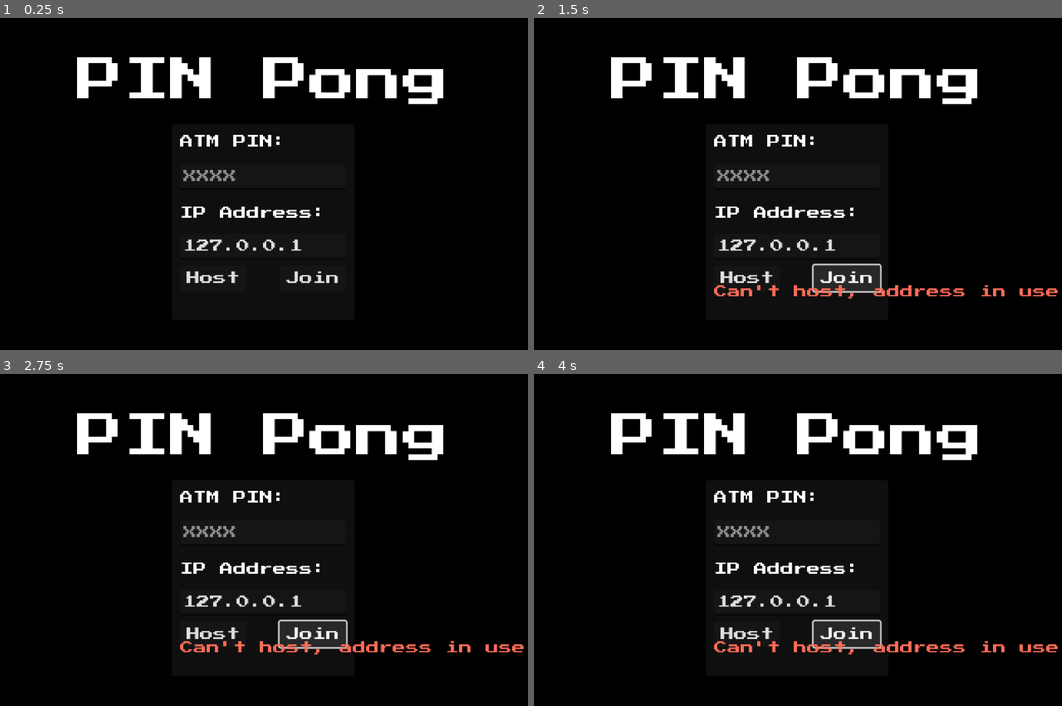
Above: before the commit, frames 1-4 (two rows, left to right).
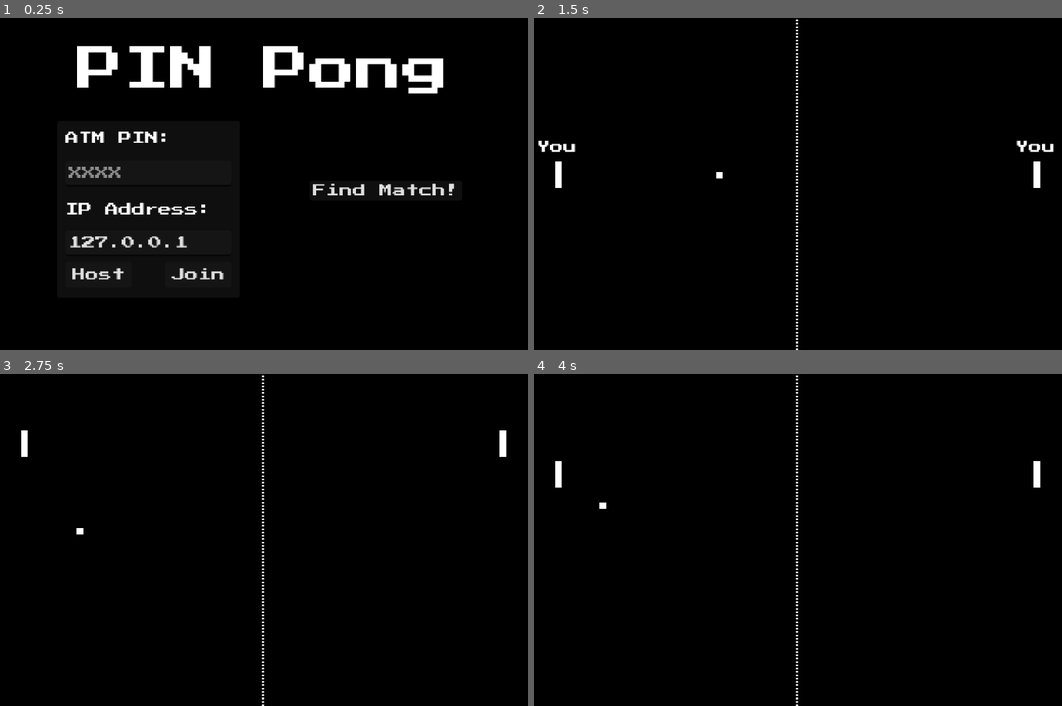
Above: after the commit, the same moments.

Repository: pbhenningsen/PinPong
Game: Godot game, scene res://startup.tscn
Same seed, same stepped clock (60 frames per second), same inputs: the game is played once before the commit and once after it. Before the commit the project starts from res://lobby.tscn.
Inputs (mouse positions are in pixels of both pictures, inside the frame that each line leads up to):
- Up to frame 1 (0.25 s): no input
- Up to frame 2 (1.5 s): click "Host" at 0.5 s; click (845, 276) at 1.25 s, where only the run before the commit has a clickable "Join"
- Up to frame 3 (2.75 s): hold A (move_up) from 2.03 s (still down)
- Up to frame 4 (4 s): release A (move_up) at 2.78 s; hold Z (move_down) 2.78-3.53 s; hold A (move_up) from 3.53 s (still down)

The runs differ from the first frame. In frame 1, 7.7% of the frame differs, in the area x 12-87%, y 8-80%; in frame 2, 8.2%, in the area x 0-100%, y 0-100%; in frame 3, 7.9%; in frame 4, 7.9%.
Error before the commit: Attempt to call function 'compress' in base 'null instance' on a null instance. (res://logic/lobby.gd:120)
Error after the commit: Out of bounds get index '0' (on base: 'PackedInt32Array') (res://logic/pong.gd:26)

Commit message:
Progress!

Diff:
--- a/pong-multiplayer-demo/PINPongMainTheme.tres
+++ b/pong-multiplayer-demo/PINPongMainTheme.tres
@@ -8,6 +8,7 @@
 Label/fonts/font = ExtResource("1_8il67")
 LineEdit/font_sizes/font_size = 16
 LineEdit/fonts/font = ExtResource("1_8il67")
+RichTextLabel/fonts/normal_font = ExtResource("1_8il67")
 TextEdit/colors/background_color = Color(0.226707, 0.226707, 0.226707, 0)
 TextEdit/colors/caret_color = Color(0.875, 0.875, 0.875, 1)
 TextEdit/constants/caret_width = 1
--- /dev/null
+++ b/pong-multiplayer-demo/lobby_room.gd
@@ -0,0 +1,227 @@
+extends Control
+
+var websocket_url = "wss://w7gitit5fh.execute-api.us-east-2.amazonaws.com/production/"
+
+@onready var _client : WebSocketClient = $WebSocketClient
+@onready var matches_container: Panel = $MatchesContainer
+@onready var matchmaking_status: RichTextLabel = $MatchmakingStatus
+@onready var available_matches: VBoxContainer = $MatchesContainer/AvailableMatches
+@onready var match_status: RichTextLabel = $MatchesContainer/MatchStatus
+
+## preload button textures
+#var match_button_texture = preload("res://assets/ui/match-button.png")
+#var match_button_texture_hover = preload("res://assets/ui/match-button-hov.png")
+#var match_button_texture_pressed = preload("res://assets/ui/match-button-pressed.png")
+#var match_button_texture_blue = preload("res://assets/ui/match-button-blue.png")
+#var match_button_texture_blue_hover = preload("res://assets/ui/match-button-blue-hov.png")
+#var match_button_texture_red_hover = preload("res://assets/ui/match-button-red-hov.png")
+
+var mock_user = {}
+
+#OP CODES
+const REQUEST_MATCHES = "REQUEST_MATCHES" #SERVER(LAMBDA): Retreives matches from DB, returns matches
+const JOIN_MATCH = "JOIN_MATCH" #SERVER(LAMBDA): Adds users to match using DB
+const MATCH_PLAYERS = "MATCH_PLAYERS" #This message is sent from the server, returns all players in match, triggers "load lobby with other players in match"
+const PLAYER_JOINED = "PLAYER_JOINED" #When ther server sends "Match Players" to the client, "PLAYER_JOINED" gets sent to all the other clients.
+const PLAYER_DROPPED = "PLAYER_DROPPED"
+const CHECK_MATCH_READY = "CHECK_MATCH_READY" #SERVER(LAMBDA): Checks if match is full
+const MATCH_READY = "MATCH_READY" #SERVER(LAMBDA): Once the match is ready, it will send this back along with the IP address and Port # of the actual Godot server that's hosting the game.
+const CREATE_MATCHES = "CREATE_MATCHES"
+
+signal start_client(ip, port)
+
+func _ready():
+	print("Attempting to connect to server...")
+
+	#$LobbyContainer.hide()
+	#$MatchesContainer/UserInfo/Username.text = "[center]" + mock_user.username + "[center]"
+
+	_connect_to_matchmaking_server()
+
+func _connect_to_matchmaking_server():
+	var error = _client.connect_to_url(websocket_url)
+
+	if error != OK:
+		print("Error connecting to websocket: %s" % [websocket_url])
+
+func _process_received_message(message):
+	if typeof(message) == TYPE_STRING:
+		var response_msg = str_to_var(message)
+
+		if response_msg.op:
+			print("Process message op: %s" % response_msg.op)
+
+			if response_msg.op == REQUEST_MATCHES:
+				print("REQUEST_MATCHES")
+				# populate the list of matches buttons
+				var matches = response_msg.response
+				if matches && matches.size() > 0:
+					_add_matches_to_ui(matches)
+					matchmaking_status.text = "[center]Choose a match to enter game![center]"
+
+			elif response_msg.op == MATCH_PLAYERS:
+				print("MATCH_PLAYERS")
+				_enter_match_lobby(response_msg.response)
+
+			elif response_msg.op == MATCH_READY:
+				print("MATCH_READY")
+				print("Connection info: %s, %s" % [response_msg.response.ip, response_msg.response.port])
+
+				matchmaking_status.text = "[center]Game Full, Entering Match![center]"
+
+				start_client.emit(response_msg.response.ip, response_msg.response.port) #IP and Port of the Godot Server with the actual game.
+
+				_client.close(1000, "Game started, lobby session ended normally.")
+
+			elif response_msg.op == PLAYER_JOINED:
+				print("PLAYER_JOINED")
+				var match_with_players = response_msg.response
+				_build_player_lobby_lists(match_with_players.users)
+
+			elif response_msg.op == PLAYER_DROPPED:
+				print("PLAYER_DROPPED")
+				var match_with_players = response_msg.response
+				print("Dropped player: %s " % match_with_players.userId)
+				_build_player_lobby_lists(match_with_players.users)
+
+
+func _add_matches_to_ui(matches):
+	for match_index in range(matches.size()):
+		print(matches[match_index])
+
+		var button_text = "# %s | %s | %s " % [str(match_index), matches[match_index].teamMakeup, matches[match_index].map]
+
+		#button label
+		var button_label := RichTextLabel.new()
+		button_label.set_text(button_text)
+		button_label.set_size(Vector2(800.0, 100.0))
+		button_label.set_position(Vector2(45.0, 30.0))
+		button_label.add_theme_font_size_override("normal_font_size", 50)
+		button_label.fit_content = true
+		button_label.set_mouse_filter(Control.MOUSE_FILTER_IGNORE)
+
+		# button
+		var button := TextureButton.new()
+		#button.texture_normal = match_button_texture
+		#button.texture_hover = match_button_texture_hover
+		#button.texture_pressed = match_button_texture_pressed
+		button.add_child(button_label)
+		button.set_stretch_mode(TextureButton.STRETCH_SCALE)
+
+		button.pressed.connect(self._join_match.bind(matches[match_index]))
+		available_matches.add_child(button)
+
+func _join_match(match: Dictionary):
+	available_matches.hide()
+	match_status.text = "Entering match lobby: \n " + match.teamMakeup + " | " + match.map
+
+	var join_match_message = {
+		"op": JOIN_MATCH,
+		"matchId": match.matchId,
+		"playerId": mock_user.playerId,
+		"rank": mock_user.rank,
+		"username": mock_user.username
+	}
+
+	_send_message(join_match_message)
+
+func _enter_match_lobby(match_with_players):
+	print("Enter match lobby")
+	print(match_with_players)
+
+	$MatchesContainer.hide()
+	$LobbyContainer.show()
+	$MatchmakingStatus.text = "[center]Waiting for players...[center]"
+	$LobbyContainer/MapInfo.text = "[center]" + match_with_players.matchInfo.map + " | " + match_with_players.matchInfo.teamMakeup + "[center]"
+
+	_build_player_lobby_lists(match_with_players.users)
+
+	# this part is bad practice!! (I think he said "Server side should be doing this for you")
+	var match_id = match_with_players.matchInfo.matchId
+	var check_match_ready = {
+		"op": CHECK_MATCH_READY,
+		"matchId": match_id
+	}
+	_send_message(check_match_ready)
+
+func _build_player_lobby_lists(match_players):
+
+	for team_child in $LobbyContainer/Teams/Team1.get_children():
+		team_child.queue_free()
+	for team_child in $LobbyContainer/Teams/Team2.get_children():
+		team_child.queue_free()
+
+	for player in match_players:
+		print(player)
+
+		var button_text = " %s | %s " % [player.username, player.rank]
+
+		# button label
+		var button_label := RichTextLabel.new()
+		button_label.set_text(button_text)
+		button_label.set_size(Vector2(800.0, 100.0))
+		button_label.set_position(Vector2(45.0, 30.0))
+		button_label.add_theme_font_size_override("normal_font_size", 50)
+		button_label.fit_content = true
+		button_label.set_mouse_filter(Control.MOUSE_FILTER_IGNORE)
+
+		# button
+		var button := TextureButton.new()
+		button.add_child(button_label)
+		button.set_stretch_mode(TextureButton.STRETCH_SCALE)
+
+		if player.team == "1":
+			#button.texture_normal = match_button_texture_blue
+			#button.texture_hover = match_button_texture_blue_hover
+			$LobbyContainer/Teams/Team1.add_child(button)
+
+		elif player.team == "2":
+			#button.texture_normal = match_button_texture_pressed
+			#button.texture_hover = match_button_texture_red_hover
+			$LobbyContainer/Teams/Team2.add_child(button)
+		else:
+			print("Player not assigned a team!!")
+
+
+# lifecycle
+func _send_message(message_to_send):
+	var json_message = JSON.stringify(message_to_send)
+	_client.send(json_message)
+
+func _on_websocket_message_received(message):
+	print("Message received: %s" % message)
+	_process_received_message(message)
+
+func _on_websocket_client_connection_close():
+	var ws = _client.get_socket()
+	print("Client disconnected with code: %s, reason: %s" % [ws.get_close_code(), ws.get_close_reason()])
+
+func _on_websocket_client_connected_to_server():
+	print("Client connected to server...")
+	$MatchmakingStatus.text = "[center]Looking for matches...[center]"
+
+	var request_matches = {
+		"op": REQUEST_MATCHES
+	}
+
+	_send_message(request_matches)
+
+func _on_send_test_message_pressed():
+	print("Sending test message...")
+#	var dict = {
+#		"id": "1234",
+#		"op": "card_played_123"
+#	}
+	var dict = {
+		"id": "1234",
+		"op": "my_cool_op"
+	}
+	var jsonMessage = JSON.stringify(dict)
+	_client.send(jsonMessage)
+
+# Create mock matches
+func _create_mock_matches():
+	var messageToSend = {
+		"op": CREATE_MATCHES
+	}
+	_send_message(messageToSend)
--- /dev/null
+++ b/pong-multiplayer-demo/lobby_room.tscn
@@ -0,0 +1,74 @@
+[gd_scene load_steps=4 format=3 uid="uid://dydb6vyojgfkn"]
+
+[ext_resource type="Theme" uid="uid://c60exinomkert" path="res://PINPongMainTheme.tres" id="1_don41"]
+[ext_resource type="Script" uid="uid://dawi1ps0q2alo" path="res://lobby_room.gd" id="2_n2pq4"]
+[ext_resource type="Script" uid="uid://b8yukgov6s3k7" path="res://web_socket_client.gd" id="3_n2pq4"]
+
+[node name="LobbyRoom" type="Control"]
+layout_mode = 3
+anchors_preset = 15
+anchor_right = 1.0
+anchor_bottom = 1.0
+grow_horizontal = 2
+grow_vertical = 2
+theme = ExtResource("1_don41")
+script = ExtResource("2_n2pq4")
+
+[node name="WebSocketClient" type="Node" parent="."]
+script = ExtResource("3_n2pq4")
+
+[node name="ColorRect" type="ColorRect" parent="."]
+layout_mode = 1
+anchors_preset = 15
+anchor_right = 1.0
+anchor_bottom = 1.0
+grow_horizontal = 2
+grow_vertical = 2
+color = Color(0, 0, 0, 1)
+
+[node name="MatchmakingStatus" type="RichTextLabel" parent="."]
+layout_mode = 1
+anchors_preset = 5
+anchor_left = 0.5
+anchor_right = 0.5
+offset_left = -121.0
+offset_top = 31.0
+offset_right = 121.0
+offset_bottom = 54.0
+grow_horizontal = 2
+bbcode_enabled = true
+text = "[center]Choose a match![center]"
+
+[node name="MatchesContainer" type="Panel" parent="."]
+layout_mode = 1
+anchors_preset = 8
+anchor_left = 0.5
+anchor_top = 0.5
+anchor_right = 0.5
+anchor_bottom = 0.5
+offset_left = -114.5
+offset_top = -114.0
+offset_right = 114.5
+offset_bottom = 124.0
+grow_horizontal = 2
+grow_vertical = 2
+
+[node name="AvailableMatches" type="VBoxContainer" parent="MatchesContainer"]
+layout_mode = 1
+anchors_preset = 15
+anchor_right = 1.0
+anchor_bottom = 1.0
+grow_horizontal = 2
+grow_vertical = 2
+
+[node name="MatchStatus" type="RichTextLabel" parent="MatchesContainer"]
+layout_mode = 0
+offset_right = 229.0
+offset_bottom = 40.0
+
+[node name="CreateMockMatches" type="Button" parent="."]
+layout_mode = 0
+offset_right = 8.0
+offset_bottom = 8.0
+theme_override_font_sizes/font_size = 5
+text = "Create Matches"
--- a/pong-multiplayer-demo/logic/pong.gd
+++ b/pong-multiplayer-demo/logic/pong.gd
@@ -2,15 +2,17 @@
 
 signal game_finished()
 
-const SCORE_TO_WIN = 10
+const SCORE_TO_WIN = 4
 
 var score_left = 0
 var score_right = 0
 
+var pin_left = "1234"
+var pin_right = "5678"
+
 @onready var player2 = $Player2
 @onready var score_left_label: Label = $Score/Control/ScoreLeft
 @onready var score_right_label: Label = $Score/Control/ScoreRight
-
 
 @onready var winner_left = $WinnerLeft
 @onready var winner_right = $WinnerRight
@@ -35,11 +37,36 @@
 func update_score(add_to_left):
 	if add_to_left:
 		score_left += 1
-		score_left_label.set_text(str(score_left))
+		#score_left_label.set_text(str(score_left))
 
 	else:
 		score_right += 1
-		score_right_label.set_text(str(score_right))
+		#score_right_label.set_text(str(score_right))
+
+	match score_right:
+		0:
+			score_left_label.text = "XXXX"
+		1:
+			score_left_label.text = pin_left[0] + "XXX"
+		2:
+			score_left_label.text = pin_left[0] + pin_left[1] + "XX"
+		3:
+			score_left_label.text = pin_left[0] + pin_left[1] + pin_left[2] + "X"
+		4:
+			score_left_label.text = pin_left
+
+	match score_left:
+		0:
+			score_right_label.text = "XXXX"
+		1:
+			score_right_label.text = pin_right[0] + "XXX"
+		2:
+			score_right_label.text = pin_right[0] + pin_right[1] + "XX"
+		3:
+			score_right_label.text = pin_right[0] + pin_right[1] + pin_right[2] + "X"
+		4:
+			score_right_label.text = pin_right
+
 
 
 	var game_ended = false
--- /dev/null
+++ b/pong-multiplayer-demo/new_lobby.gd
@@ -0,0 +1,65 @@
+extends Node
+
+const SERVER_PORT = 8080
+const SERVER_IP = "127.0.0.1" # change this to your IP if you're using a remote server
+
+const gameplay_level2 = "res://scenes/level2.tscn"
+const lobby_scene = "res://scenes/lobby.tscn"
+
+func _ready():
+	if OS.has_feature("dedicated_server"):
+		# if this is a dedicated server, run as a server
+		_on_host_pressed()
+
+func _on_host_pressed():
+	print("host pressed")
+	var peer = ENetMultiplayerPeer.new()
+	peer.create_server(SERVER_PORT)
+	multiplayer.multiplayer_peer = peer
+	start_game()
+
+func start_game():
+	$UI.hide()
+
+	if multiplayer.is_server():
+		print("server changing to level scene...")
+		change_level.call_deferred(load(gameplay_level2))
+
+func change_level(scene: PackedScene):
+	var level = $Level
+	for c in level.get_children():
+		level.remove_child(c)
+		c.queue_free()
+
+	level.add_child(scene.instantiate())
+
+func _on_client_pressed(ip = SERVER_IP, port = SERVER_PORT):
+	print("client pressed")
+	var peer = ENetMultiplayerPeer.new()
+	peer.create_client(SERVER_IP, SERVER_PORT)
+	multiplayer.multiplayer_peer = peer
+	start_game()
+
+func start_client(ip, port):
+	print("start_client %s, %s" % [ip, port])
+	_on_client_pressed(ip, port)
+
+	$LobbyPlaceholder.get_child(0).hide()
+
+func _on_find_match_pressed():
+	print("Find match pressed!")
+	$UI.hide()
+
+	var mock_id = str(randi() % 1000)
+	var mock_user = {
+		"playerId": mock_id,
+		"username": "FunGuy" + mock_id,
+		"rank": "311"
+	}
+	print(mock_user)
+
+	var lobby = preload(lobby_scene).instantiate()
+	lobby.mock_user = mock_user
+
+	lobby.start_client.connect(start_client)
+	$LobbyPlaceholder.add_child(lobby)
--- a/pong-multiplayer-demo/project.godot
+++ b/pong-multiplayer-demo/project.godot
@@ -15,7 +15,7 @@
 One of the players should press \"Host\", while the
 other should select the address and press \"Join\"."
 config/tags=PackedStringArray("2d", "demo", "network", "official")
-run/main_scene="res://lobby.tscn"
+run/main_scene="uid://dk4wrmcmcif7s"
 config/features=PackedStringArray("4.4")
 config/icon="res://icon.webp"
 
--- /dev/null
+++ b/pong-multiplayer-demo/startup.gd
@@ -0,0 +1,72 @@
+extends Node
+
+const SERVER_PORT = 8080
+const SERVER_IP = "127.0.0.1" # change this to your IP if you're using a remote server
+
+const gameplay_level = "res://pong.tscn"
+const lobby_room = "res://lobby_room.tscn"
+
+@onready var ui: Control = $UI
+@onready var lobby_placeholder: Node = $LobbyPlaceholder
+@onready var level_node: Node = $Level
+
+
+
+
+func _ready():
+	if OS.has_feature("dedicated_server"):
+		# if this is a dedicated server, run as a server
+		_on_host_pressed()
+
+func _on_host_pressed():
+	print("host pressed")
+	var peer = ENetMultiplayerPeer.new()
+	peer.create_server(SERVER_PORT)
+	multiplayer.multiplayer_peer = peer
+	start_game()
+
+func start_game():
+	ui.hide()
+
+	if multiplayer.is_server():
+		print("server changing to level scene...")
+		change_level.call_deferred(load(gameplay_level))
+
+func change_level(scene: PackedScene):
+	var level = level_node
+	for c in level.get_children():
+		level.remove_child(c)
+		c.queue_free()
+
+	level.add_child(scene.instantiate())
+
+func _on_client_pressed(ip = SERVER_IP, port = SERVER_PORT):
+	print("client pressed")
+	var peer = ENetMultiplayerPeer.new()
+	peer.create_client(SERVER_IP, SERVER_PORT)
+	multiplayer.multiplayer_peer = peer
+	start_game()
+
+func start_client(ip, port):
+	print("start_client %s, %s" % [ip, port])
+	_on_client_pressed(ip, port)
+
+	lobby_placeholder.get_child(0).hide()
+
+func _on_find_match_pressed():
+	print("Find match pressed!")
+	ui.hide()
+
+	var mock_id = str(randi() % 1000)
+	var mock_user = {
+		"playerId": mock_id,
+		"username": "Player " + mock_id,
+		"rank": "311"
+	}
+	print(mock_user)
+
+	var lobby = preload(lobby_room).instantiate()
+	lobby.mock_user = mock_user
+
+	lobby.start_client.connect(start_client)
+	lobby_placeholder.add_child(lobby)
--- /dev/null
+++ b/pong-multiplayer-demo/startup.tscn
@@ -0,0 +1,204 @@
+[gd_scene load_steps=3 format=3 uid="uid://dk4wrmcmcif7s"]
+
+[ext_resource type="Script" uid="uid://ccangntjuqeuf" path="res://startup.gd" id="1_c4aps"]
+[ext_resource type="Theme" uid="uid://c60exinomkert" path="res://PINPongMainTheme.tres" id="2_ltcgh"]
+
+[node name="startup" type="Node"]
+script = ExtResource("1_c4aps")
+
+[node name="Level" type="Node" parent="."]
+
+[node name="LevelSpawner" type="MultiplayerSpawner" parent="."]
+spawn_path = NodePath("../Level")
+
+[node name="UI" type="Control" parent="."]
+layout_mode = 3
+anchors_preset = 15
+anchor_right = 1.0
+anchor_bottom = 1.0
+grow_horizontal = 2
+grow_vertical = 2
+theme = ExtResource("2_ltcgh")
+
+[node name="ColorRect" type="ColorRect" parent="UI"]
+layout_mode = 1
+anchors_preset = 15
+anchor_right = 1.0
+anchor_bottom = 1.0
+grow_horizontal = 2
+grow_vertical = 2
+color = Color(0, 0, 0, 1)
+
+[node name="Title" type="Label" parent="UI"]
+layout_mode = 1
+anchors_preset = 5
+anchor_left = 0.5
+anchor_right = 0.5
+offset_left = -224.0
+offset_top = 25.0
+offset_right = 224.0
+offset_bottom = 102.0
+grow_horizontal = 2
+size_flags_horizontal = 2
+size_flags_vertical = 0
+theme_override_font_sizes/font_size = 56
+text = "PIN Pong"
+horizontal_alignment = 1
+vertical_alignment = 1
+
+[node name="StartupPanel" type="Panel" parent="UI"]
+layout_mode = 1
+anchors_preset = 4
+anchor_top = 0.5
+anchor_bottom = 0.5
+offset_left = 72.0
+offset_top = -76.5
+offset_right = 292.0
+offset_bottom = 136.5
+grow_vertical = 2
+size_flags_horizontal = 2
+size_flags_vertical = 2
+
+[node name="PinLabel" type="Label" parent="UI/StartupPanel"]
+layout_mode = 0
+offset_left = 10.0
+offset_top = 13.0
+offset_right = 186.0
+offset_bottom = 36.0
+size_flags_horizontal = 2
+size_flags_vertical = 0
+text = "ATM PIN:"
+
+[node name="Pin" type="LineEdit" parent="UI/StartupPanel"]
+layout_mode = 0
+offset_left = 10.0
+offset_top = 48.0
+offset_right = 210.0
+offset_bottom = 79.0
+size_flags_horizontal = 2
+size_flags_vertical = 2
+placeholder_text = "XXXX"
+
+[node name="IPAddressLabel" type="Label" parent="UI/StartupPanel"]
+layout_mode = 0
+offset_left = 10.0
+offset_top = 99.0
+offset_right = 186.0
+offset_bottom = 122.0
+size_flags_horizontal = 2
+size_flags_vertical = 0
+text = "IP Address:"
+
+[node name="Address" type="LineEdit" parent="UI/StartupPanel"]
+layout_mode = 0
+offset_left = 10.0
+offset_top = 132.0
+offset_right = 210.0
+offset_bottom = 163.0
+size_flags_horizontal = 2
+size_flags_vertical = 2
+text = "127.0.0.1"
+
+[node name="HostButton" type="Button" parent="UI/StartupPanel"]
+layout_mode = 0
+offset_left = 10.0
+offset_top = 170.0
+offset_right = 90.0
+offset_bottom = 201.0
+size_flags_horizontal = 2
+size_flags_vertical = 2
+text = "Host"
+
+[node name="JoinButton" type="Button" parent="UI/StartupPanel"]
+layout_mode = 0
+offset_left = 130.0
+offset_top = 170.0
+offset_right = 210.0
+offset_bottom = 201.0
+size_flags_horizontal = 2
+size_flags_vertical = 2
+text = "Join"
+
+[node name="StatusOk" type="Label" parent="UI/StartupPanel"]
+layout_mode = 1
+anchors_preset = 7
+anchor_left = 0.5
+anchor_top = 1.0
+anchor_right = 0.5
+anchor_bottom = 1.0
+offset_left = -186.0
+offset_top = 9.0
+offset_right = 186.0
+offset_bottom = 32.0
+grow_horizontal = 2
+grow_vertical = 0
+size_flags_horizontal = 2
+size_flags_vertical = 0
+horizontal_alignment = 1
+
+[node name="StatusFail" type="Label" parent="UI/StartupPanel"]
+modulate = Color(1, 0.427451, 0.345098, 1)
+layout_mode = 0
+offset_left = 10.0
+offset_top = 194.0
+offset_right = 210.0
+offset_bottom = 217.0
+size_flags_horizontal = 2
+size_flags_vertical = 0
+horizontal_alignment = 1
+
+[node name="PortForward" type="Label" parent="UI/StartupPanel"]
+visible = false
+layout_mode = 1
+anchors_preset = 8
+anchor_left = 0.5
+anchor_top = 0.5
+anchor_right = 0.5
+anchor_bottom = 0.5
+offset_left = -278.0
+offset_top = 91.0
+offset_right = 25.0
+offset_bottom = 166.0
+grow_horizontal = 2
+grow_vertical = 2
+text = "If you want non-LAN clients to connect,
+make sure the port 8910 in UDP
+is forwarded on your router."
+
+[node name="FindPublicIP" type="LinkButton" parent="UI/StartupPanel"]
+visible = false
+layout_mode = 1
+anchors_preset = 8
+anchor_left = 0.5
+anchor_top = 0.5
+anchor_right = 0.5
+anchor_bottom = 0.5
+offset_left = 61.0
+offset_top = 118.0
+offset_right = 269.0
+offset_bottom = 141.0
+grow_horizontal = 2
+grow_vertical = 2
+text = "Find your public IP address"
+
+[node name="FindMatch" type="Button" parent="UI"]
+layout_mode = 1
+anchors_preset = 6
+anchor_left = 1.0
+anchor_top = 0.5
+anchor_right = 1.0
+anchor_bottom = 0.5
+offset_left = -264.0
+offset_top = -4.0
+offset_right = -80.0
+offset_bottom = 20.0
+grow_horizontal = 0
+grow_vertical = 2
+text = "Find Match!"
+
+[node name="LobbyPlaceholder" type="Node" parent="."]
+
+[connection signal="pressed" from="UI/StartupPanel/HostButton" to="." method="_on_host_pressed"]
+[connection signal="pressed" from="UI/StartupPanel/JoinButton" to="." method="_on_client_pressed"]
+[connection signal="pressed" from="UI/StartupPanel/FindPublicIP" to="UI/StartupPanel" method="_on_find_public_ip_pressed"]
+[connection signal="pressed" from="UI/FindMatch" to="." method="_on_find_match_pressed"]
--- /dev/null
+++ b/pong-multiplayer-demo/web_socket_client.gd
@@ -0,0 +1,60 @@
+extends Node
+class_name WebSocketClient
+
+var socket = WebSocketPeer.new()
+var last_state = WebSocketPeer.STATE_CLOSED
+
+signal connected_to_server()
+signal connection_closed()
+signal message_received(message: Variant)
+
+func poll() -> void:
+	if socket.get_ready_state() != socket.STATE_CLOSED:
+		socket.poll()
+
+	var state = socket.get_ready_state()
+
+	if last_state != state:
+		last_state = state
+
+		if state == socket.STATE_OPEN:
+			connected_to_server.emit()
+		elif state == socket.STATE_CLOSED:
+			connection_closed.emit()
+
+	while socket.get_ready_state() == socket.STATE_OPEN and socket.get_available_packet_count():
+		message_received.emit(get_message())
+
+func get_message() -> Variant:
+	if socket.get_available_packet_count() < 1:
+		return null
+
+	var packet = socket.get_packet()
+	if socket.was_string_packet():
+		return packet.get_string_from_utf8()
+
+	return bytes_to_var(packet)
+
+func send(message) -> int:
+	if typeof(message) == TYPE_STRING:
+		return socket.send_text(message)
+
+	return socket.send(var_to_bytes(message))
+
+func connect_to_url(url) -> int:
+	var error = socket.connect_to_url(url)
+	if error != OK:
+		return error
+
+	last_state = socket.get_ready_state()
+	return OK
+
+func close(code := 1000, reason := "") -> void:
+	socket.close(code, reason)
+	last_state = socket.get_ready_state()
+
+func get_socket() -> WebSocketPeer:
+	return socket
+
+func _process(delta):
+	poll()
Not shown, added: pong-multiplayer-demo/lobby_room.gd.uid
Not shown, added: pong-multiplayer-demo/new_lobby.gd.uid
Not shown, added: pong-multiplayer-demo/startup.gd.uid
Not shown, added: pong-multiplayer-demo/web_socket_client.gd.uid
